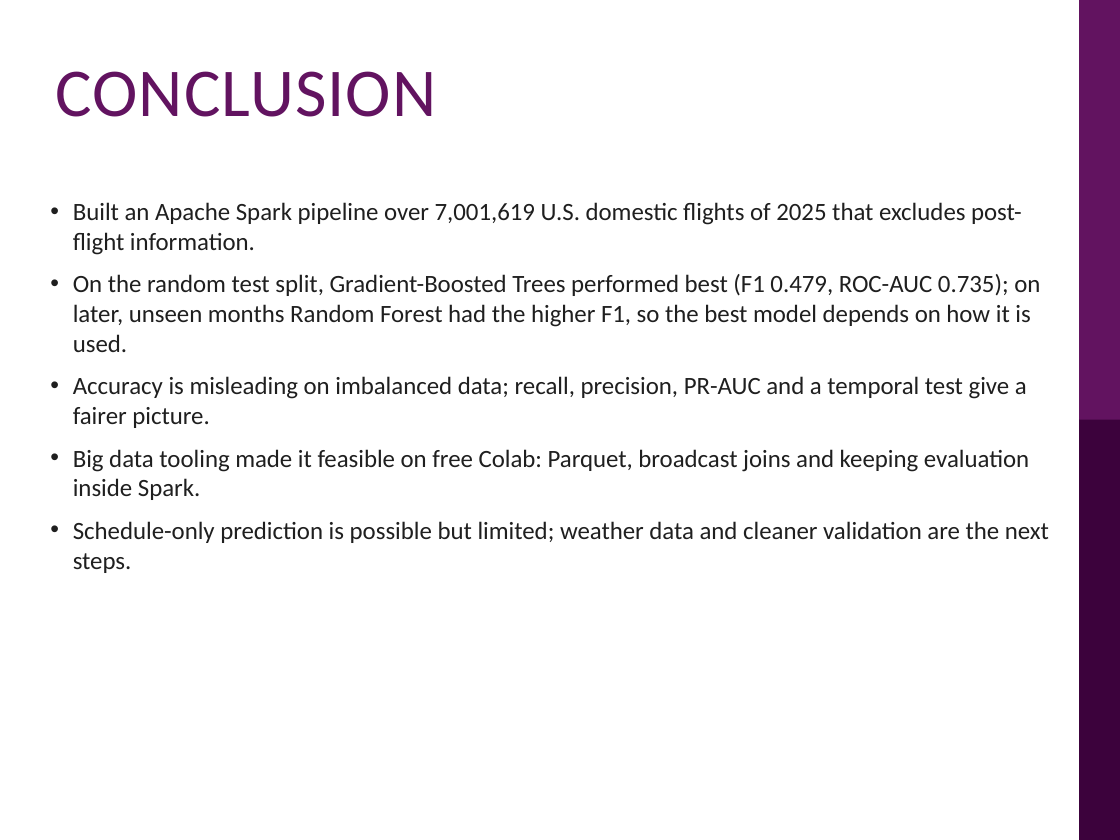
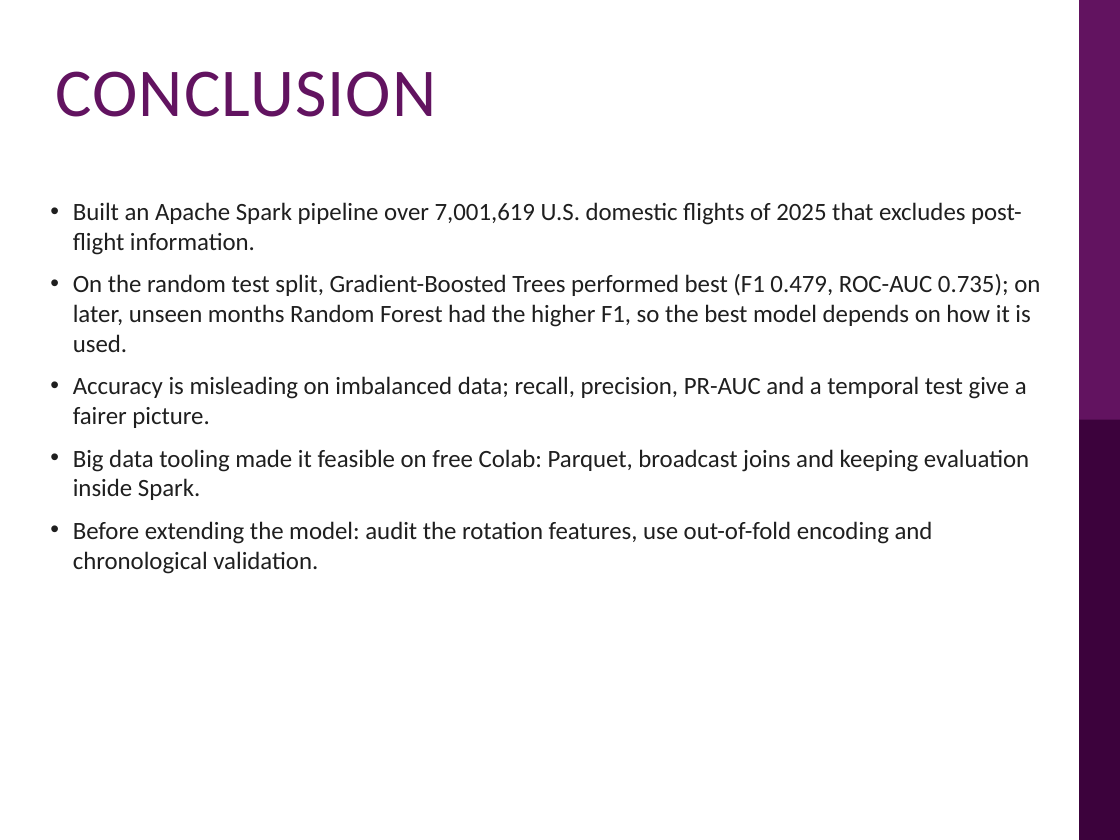
Before and after one commit to tiong0526/clone-21092024, a slide deck: slide 17 of bdmla-flight-delay/presentation/BDMLA_CW1_Flight_Delay_Presentation.pptx. Drawn at 1120x840 pixels with LibreOffice and Linux fonts; fonts in the diff are those of the drawing; background and template pictures are left out. Boxes give left, top, right and bottom in pixels: in the first picture for what was removed or moved away, otherwise in the second. Text is boxed around its words. In the diff, an @@ line names an element or a change of style, - is before the commit and + after.

```diff
--- a/bdmla-flight-delay/presentation/BDMLA_CW1_Flight_Delay_Presentation.pptx
+++ b/bdmla-flight-delay/presentation/BDMLA_CW1_Flight_Delay_Presentation.pptx
@@ text at [73,521,933,574]: text changed @@
-• Schedule-only prediction is possible but limited; weather data and cleaner validation are the next steps.
+• Before extending the model: audit the rotation features, use out-of-fold encoding and chronological validation.
```
Also in this commit, not shown: 1 other slide changed, 3 other files.
